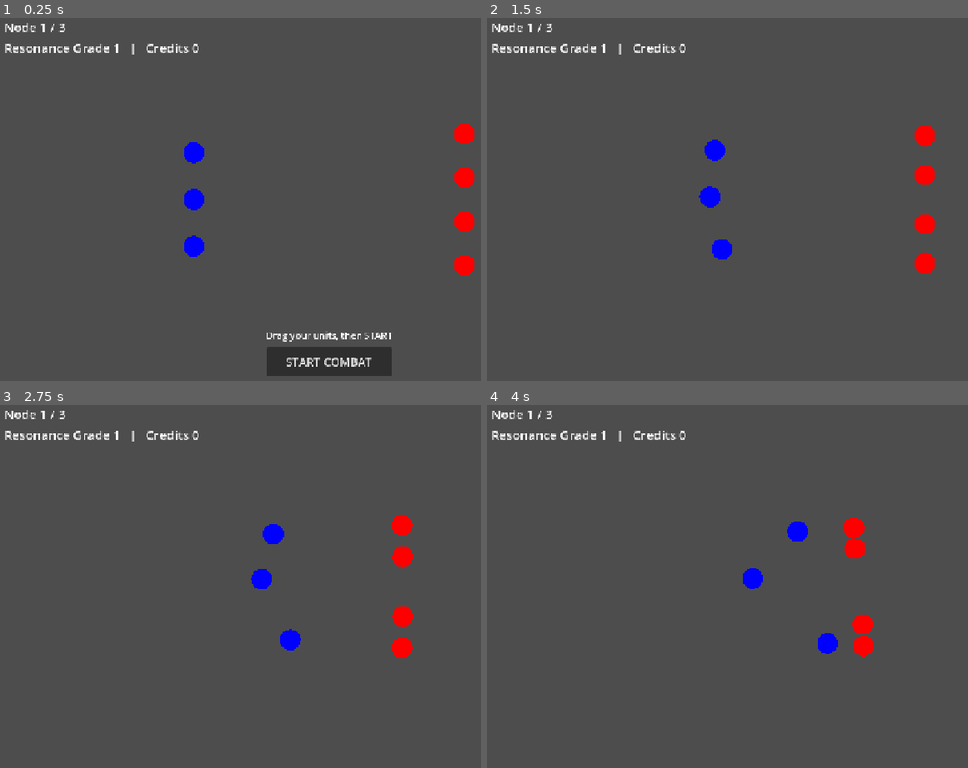
Above: before the commit, frames 1-4 (two rows, left to right).
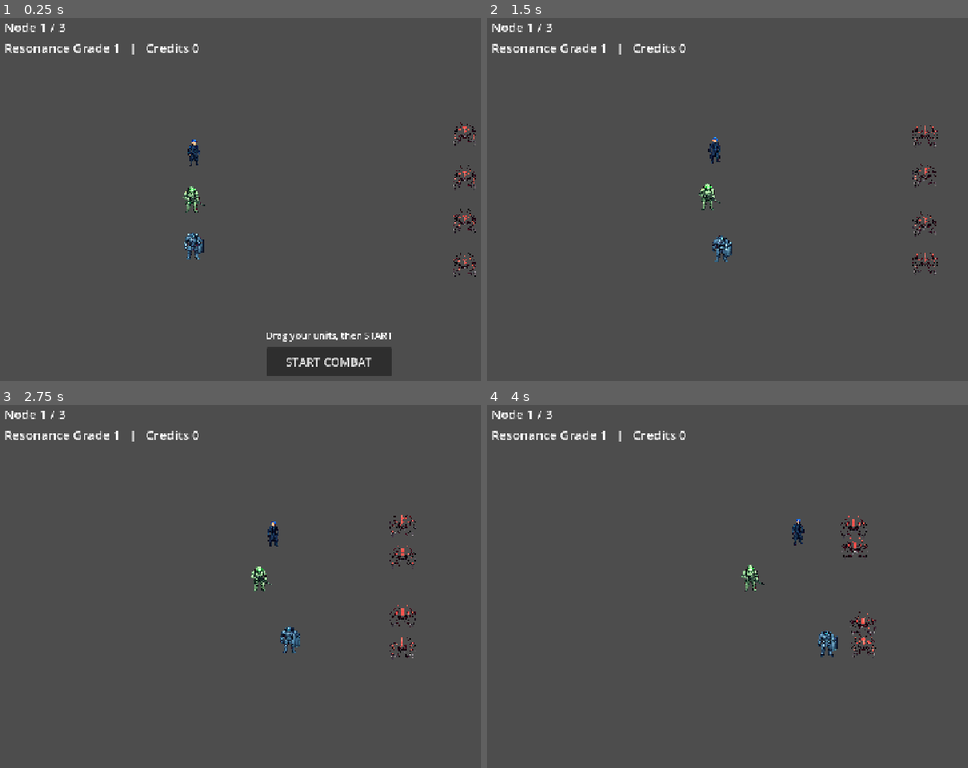
Above: after the commit, the same moments.

Repository: Hwari2929/PROTOCOL-ERRANTEs
Game: Godot game, scene res://scenes/main.tscn
Same seed, same stepped clock (60 frames per second), same inputs: the game is played once before the commit and once after it.
Inputs (mouse positions are in pixels of both pictures, inside the frame that each line leads up to):
- Up to frame 1 (0.25 s): no input
- Up to frame 2 (1.5 s): click "START COMBAT" at 0.5 s; move the mouse to (963, 181) at 1.27 s; click (963, 181) at 1.42 s
- Up to frame 3 (2.75 s): drag from (197, 604) to (298, 662) at 2.02 s
- Up to frame 4 (4 s): move the mouse to (881, 503) at 2.77 s; click (881, 503) at 2.92 s; drag from (785, 662) to (616, 532) at 3.52 s

The runs differ from the first frame. In frame 1, 1.5% of the frame differs, in the area x 37-99%, y 28-72%; in frame 2, 1.5%; in frame 3, 1.5%, in the area x 52-87%, y 30-70%; in frame 4, 1.5%.

Commit message:
feat(art): Flux pixel sprites for units (protagonist/ranger/vanguard/commander/medic/swarm)
- Generate 6 unit sprites via Artist pipeline (ComfyUI Flux2)
- unit.gd: load res://assets/sprites/<sprite_id>.png into Sprite2D, scale to ~52px, _draw circle fallback when missing
- battle_field.gd: pass sprite_id (roster id for players, 'swarm' for enemies)
- unit.tscn: add Sprite2D child

Co-Authored-By: Claude Opus 4.8 <noreply@anthropic.com>

Diff:
--- a/scenes/battle/unit.tscn
+++ b/scenes/battle/unit.tscn
@@ -4,3 +4,5 @@
 
 [node name="Unit" type="Node2D"]
 script = ExtResource("1")
+
+[node name="Sprite2D" type="Sprite2D" parent="."]
--- a/scripts/battle/battle_field.gd
+++ b/scripts/battle/battle_field.gd
@@ -58,7 +58,7 @@
 	for e in units_of(TEAM_ENEMY):
 		e.queue_free()
 	for i in count:
-		var u: Node2D = _make_unit(TEAM_ENEMY, ENEMY_STATS)
+		var u: Node2D = _make_unit(TEAM_ENEMY, ENEMY_STATS, "swarm")
 		var offset: float = (float(i) - float(count - 1) / 2.0) * 84.0
 		u.position = Vector2(900.0, 360.0 + offset)
 	_resolved = false
@@ -70,14 +70,14 @@
 	for i in n:
 		var id: String = PLAYER_TEAM_IDS[i]
 		var cfg: Dictionary = ROSTER[id]
-		var u: Node2D = _make_unit(TEAM_PLAYER, cfg)
+		var u: Node2D = _make_unit(TEAM_PLAYER, cfg, id)
 		var offset: float = (float(i) - float(n - 1) / 2.0) * 90.0
 		u.position = Vector2(380.0, 360.0 + offset)
 
 
 ## Spawn one unit, tag its team/group, and apply stats dynamically.
 ## unit.gd has no class_name, so its script vars are assigned via set().
-func _make_unit(team: int, cfg: Dictionary) -> Node2D:
+func _make_unit(team: int, cfg: Dictionary, sprite_id: String = "") -> Node2D:
 	var u: Node2D = UNIT.instantiate()
 	units.add_child(u)
 	if u.has_method("setup"):
@@ -85,6 +85,9 @@
 	for key in cfg:
 		u.set(key, cfg[key])
 	u.set("hp", int(cfg.get("max_hp", 100)))
+	u.set("sprite_id", sprite_id)
+	if u.has_method("refresh_sprite"):
+		u.refresh_sprite()
 	return u
 
 
--- a/scripts/battle/unit.gd
+++ b/scripts/battle/unit.gd
@@ -11,12 +11,15 @@
 var attack_range: float = 100.0
 var move_speed: float = 50.0
 var armor: int = 0
+var sprite_id: String = ""
 
 var active: bool = false
 
 var _attack_timer: float = 0.0
 var _is_dragging: bool = false
 var _drag_offset: Vector2 = Vector2.ZERO
+var _has_sprite: bool = false
+@onready var _sprite: Sprite2D = $Sprite2D
 
 func setup(team: int) -> void:
 	self.team = team
@@ -24,6 +27,26 @@
 
 func is_active() -> bool:
 	return active
+
+## Load the class/team sprite (res://assets/sprites/<sprite_id>.png) if present;
+## otherwise the _draw() placeholder circle is used.
+func refresh_sprite() -> void:
+	if _sprite == null or sprite_id == "":
+		return
+	var path: String = "res://assets/sprites/%s.png" % sprite_id
+	if not ResourceLoader.exists(path):
+		return
+	var tex: Texture2D = load(path)
+	if tex == null:
+		return
+	_sprite.texture = tex
+	_sprite.centered = true
+	var h: float = float(tex.get_height())
+	if h > 0.0:
+		var s: float = 52.0 / h
+		_sprite.scale = Vector2(s, s)
+	_has_sprite = true
+	queue_redraw()
 
 func set_active(value: bool) -> void:
 	active = value
@@ -92,5 +115,7 @@
 		global_position = new_pos
 
 func _draw() -> void:
+	if _has_sprite:
+		return
 	var color: Color = Color.BLUE if team == 0 else Color.RED
 	draw_circle(Vector2.ZERO, 20.0, color)
Binary file added: assets/sprites/commander.png
Not shown, added: assets/sprites/commander.png.import
Binary file added: assets/sprites/medic.png
Not shown, added: assets/sprites/medic.png.import
Binary file added: assets/sprites/protagonist.png
Not shown, added: assets/sprites/protagonist.png.import
Binary file added: assets/sprites/ranger.png
Not shown, added: assets/sprites/ranger.png.import
Binary file added: assets/sprites/swarm.png
Not shown, added: assets/sprites/swarm.png.import
Binary file added: assets/sprites/vanguard.png
Not shown, added: assets/sprites/vanguard.png.import
(and 1 more such lines)
